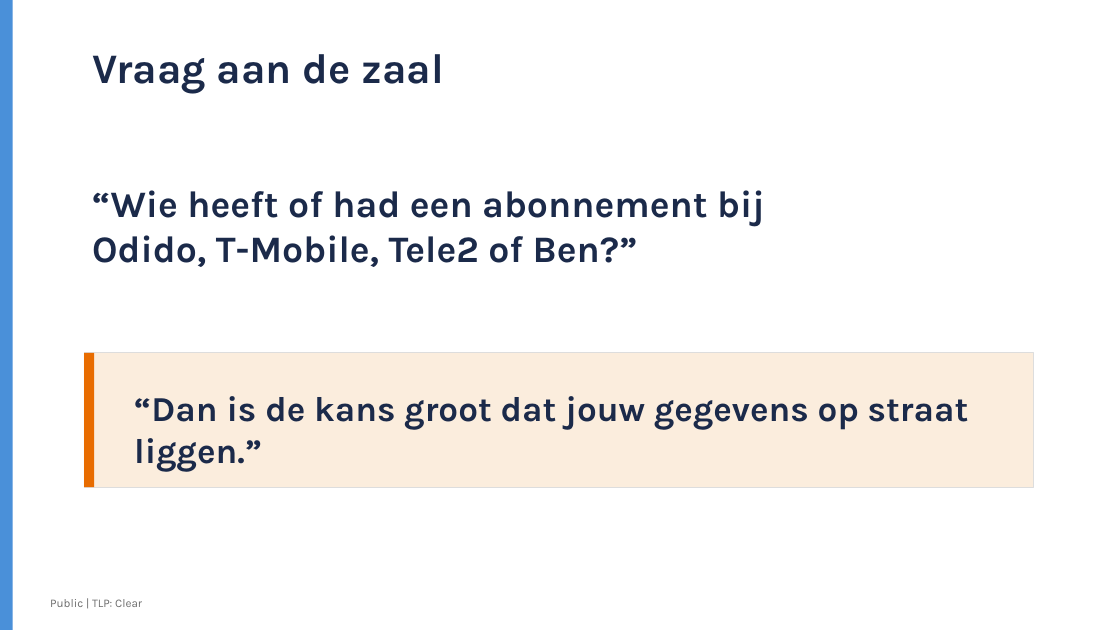
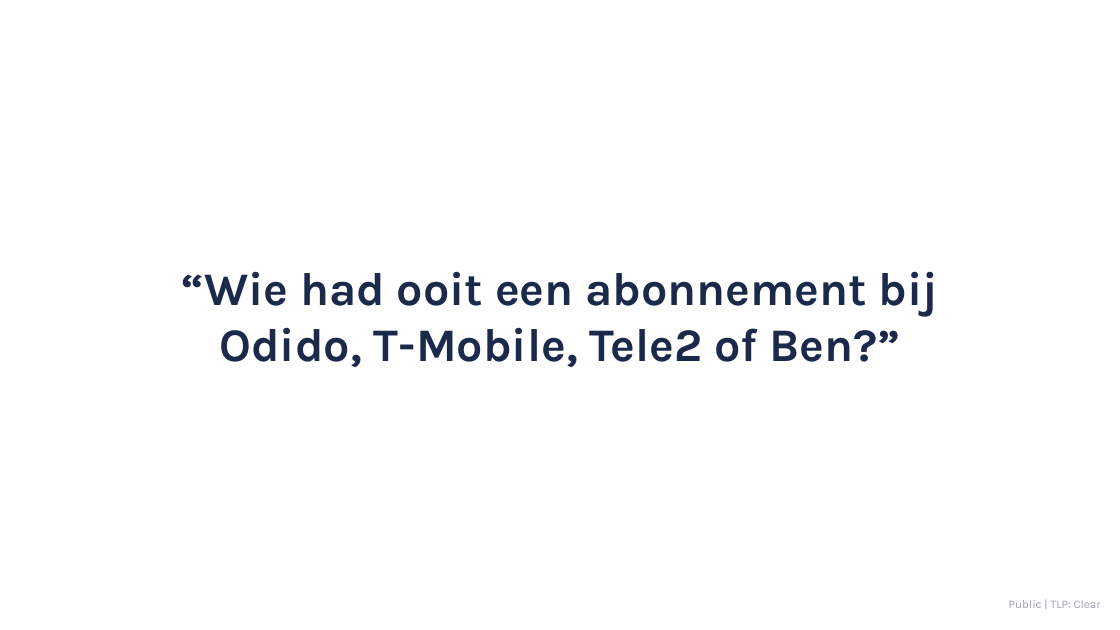
Before and after one commit to security-commons-nl/kennisbank, a slide deck: slide 3 of security/awareness-digitale-veiligheid/Learning_digitale_veiligheid_voor_managers.pptx. Drawn at 1120x630 pixels with LibreOffice and Linux fonts; fonts in the diff are those of the drawing. Boxes give left, top, right and bottom in pixels: in the first picture for what was removed or moved away, otherwise in the second. Text is boxed around its words. In the diff, an @@ line names an element or a change of style, - is before the commit and + after.

```diff
--- a/security/awareness-digitale-veiligheid/Learning_digitale_veiligheid_voor_managers.pptx
+++ b/security/awareness-digitale-veiligheid/Learning_digitale_veiligheid_voor_managers.pptx
@@ rectangle removed at bbox=[0, 0, 13, 630] @@
@@ text removed at bbox=[92, 54, 444, 94] @@
-Vraag aan de zaal
@@ text "“Wie had ooit een abonnement ..." at bbox=[181, 271, 939, 367]: vertical alignment top to middle @@
@@ text at bbox=[181, 271, 939, 367]: text changed; size 32 to 40 pt @@
-“Wie heeft of had een abonnement bij
-Odido, T-Mobile, Tele2 of Ben?”
+“Wie had ooit een abonnement bij Odido, T-Mobile, Tele2 of Ben?”
@@ rectangle removed at bbox=[84, 353, 1033, 487] @@
@@ rectangle removed at bbox=[84, 353, 94, 487] @@
@@ text removed at bbox=[134, 396, 969, 472] @@
-“Dan is de kans groot dat jouw gegevens op straat liggen.”
@@ text "Public | TLP: Clear": place and size @@
-text "Public | TLP: Clear" at bbox=[50, 599, 142, 607]
+text "Public | TLP: Clear" at bbox=[1009, 600, 1101, 608]
@@ text "Public | TLP: Clear" at bbox=[1009, 600, 1101, 608]: text colour #6E6E6E to #9AA3B2; alignment left to right @@
```
Also in this commit, not shown: 7 other slides changed, 18 slides added, 9 slides removed, 1 other file.
